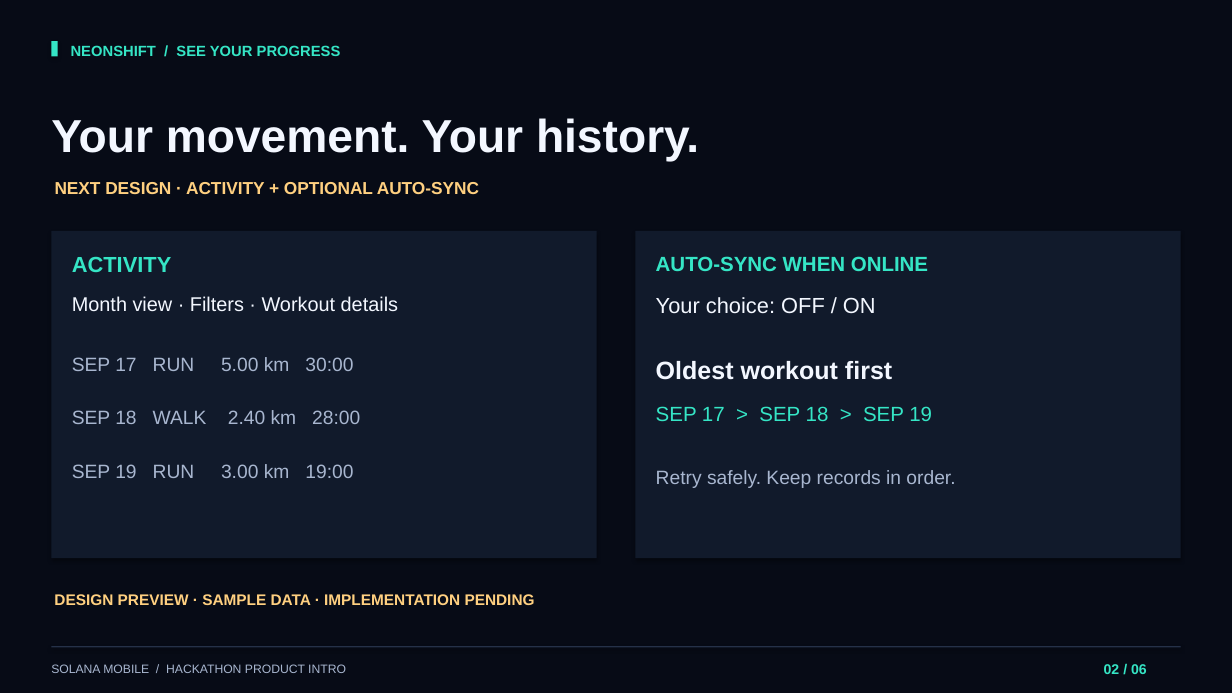
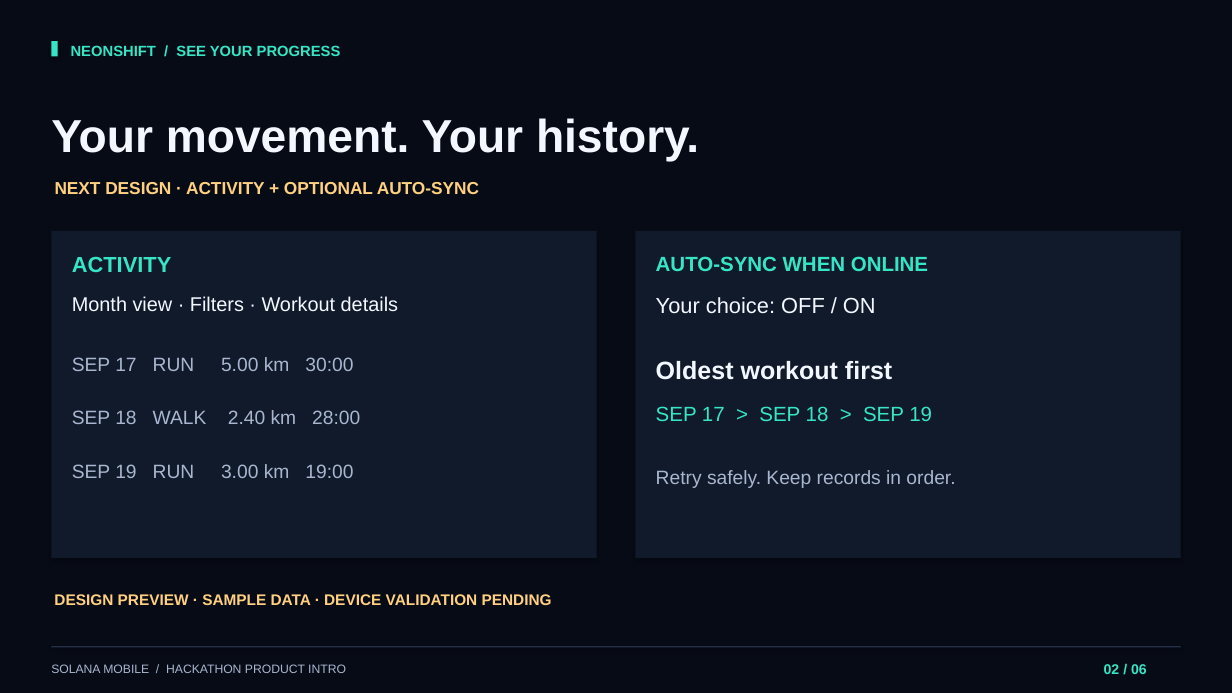
Before and after one commit to stan0714/neonshift, a slide deck: slide 2 of output/hackathon-flexclip-en/NeonShift_Hackathon_EN.pptx. Drawn at 1232x693 pixels with LibreOffice and Linux fonts; fonts in the diff are those of the drawing. Boxes give left, top, right and bottom in pixels: in the first picture for what was removed or moved away, otherwise in the second. Text is boxed around its words. In the diff, an @@ line names an element or a change of style, - is before the commit and + after.

```diff
--- a/output/hackathon-flexclip-en/NeonShift_Hackathon_EN.pptx
+++ b/output/hackathon-flexclip-en/NeonShift_Hackathon_EN.pptx
@@ text at <box>54,594,552,605</box>: text changed @@
-DESIGN PREVIEW · SAMPLE DATA · IMPLEMENTATION PENDING
+DESIGN PREVIEW · SAMPLE DATA · DEVICE VALIDATION PENDING
```
Also in this commit, not shown: 23 other files.
